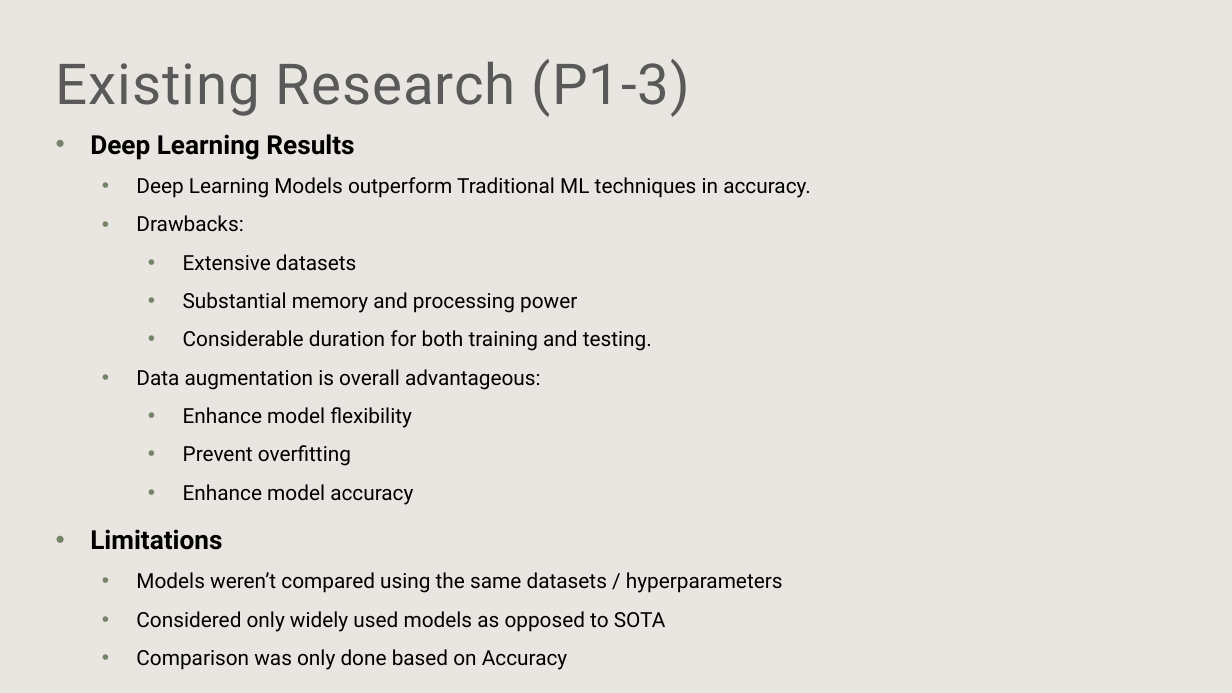
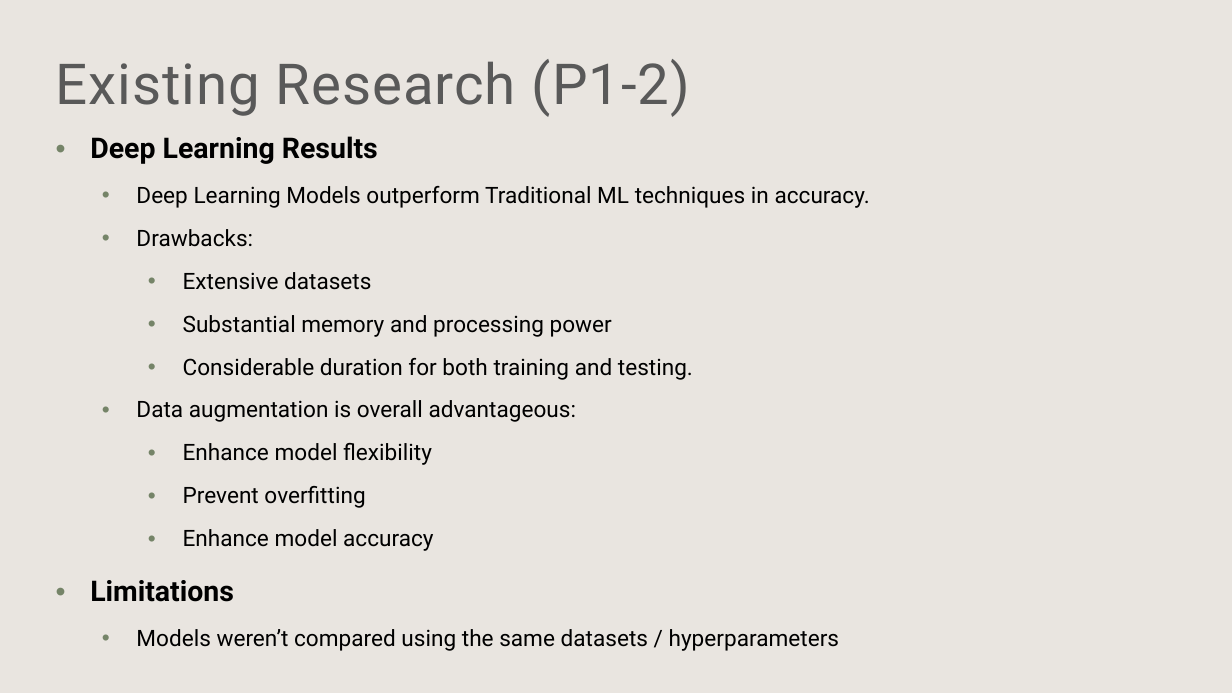
Before and after one commit to Jer0me123/Deep-Learning-For-Computer-Vision, a slide deck: slide 11 of ICS5118 - Facial Emotion Detection.pptx (slide 12 before the commit). Drawn at 1232x693 pixels with LibreOffice and Linux fonts; fonts in the diff are those of the drawing; background and template pictures are left out. Boxes give left, top, right and bottom in pixels: in the first picture for what was removed or moved away, otherwise in the second. Text is boxed around its words. In the diff, an @@ line names an element or a change of style, - is before the commit and + after.

```diff
--- a/ICS5118 - Facial Emotion Detection.pptx
+++ b/ICS5118 - Facial Emotion Detection.pptx
@@ text at bbox=[56, 59, 690, 117]: text changed @@
-Existing Research (P1-3)
+Existing Research (P1-2)
@@ text "Deep Learning Results" at bbox=[90, 136, 870, 651]: size 20.4 to 22.2 pt in "Deep Learning Results", "Limitations"; size 16.1 to 17.6 pt; line spacing 0.87 to 0.97 @@
@@ text at bbox=[136, 611, 666, 670]: paragraphs removed @@
-  • Considered only widely used models as opposed to SOTA
-  • Comparison was only done based on Accuracy
```
Also in this commit, not shown: 11 other slides changed, 2 slides added, 1 other file.
